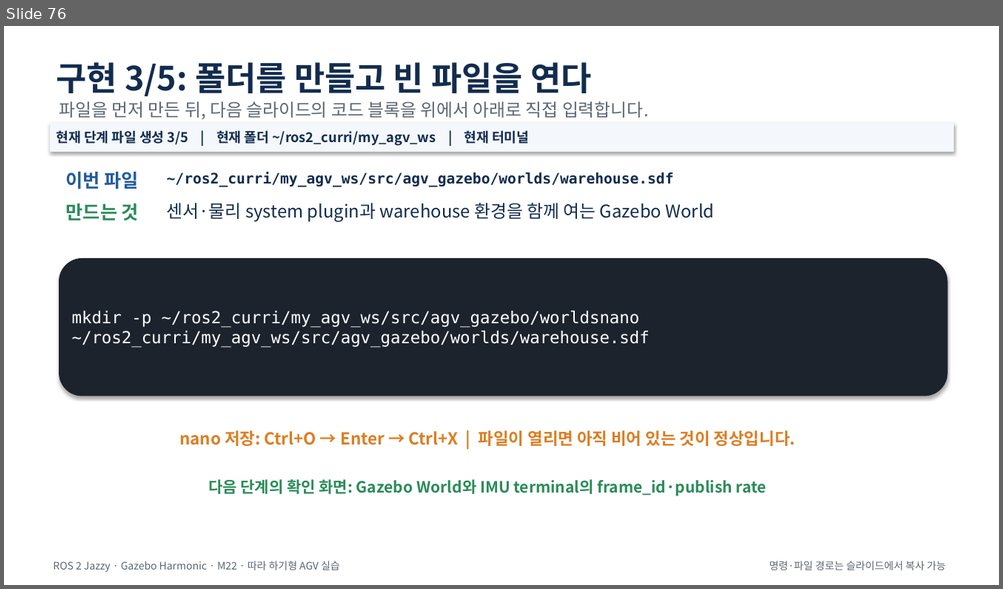
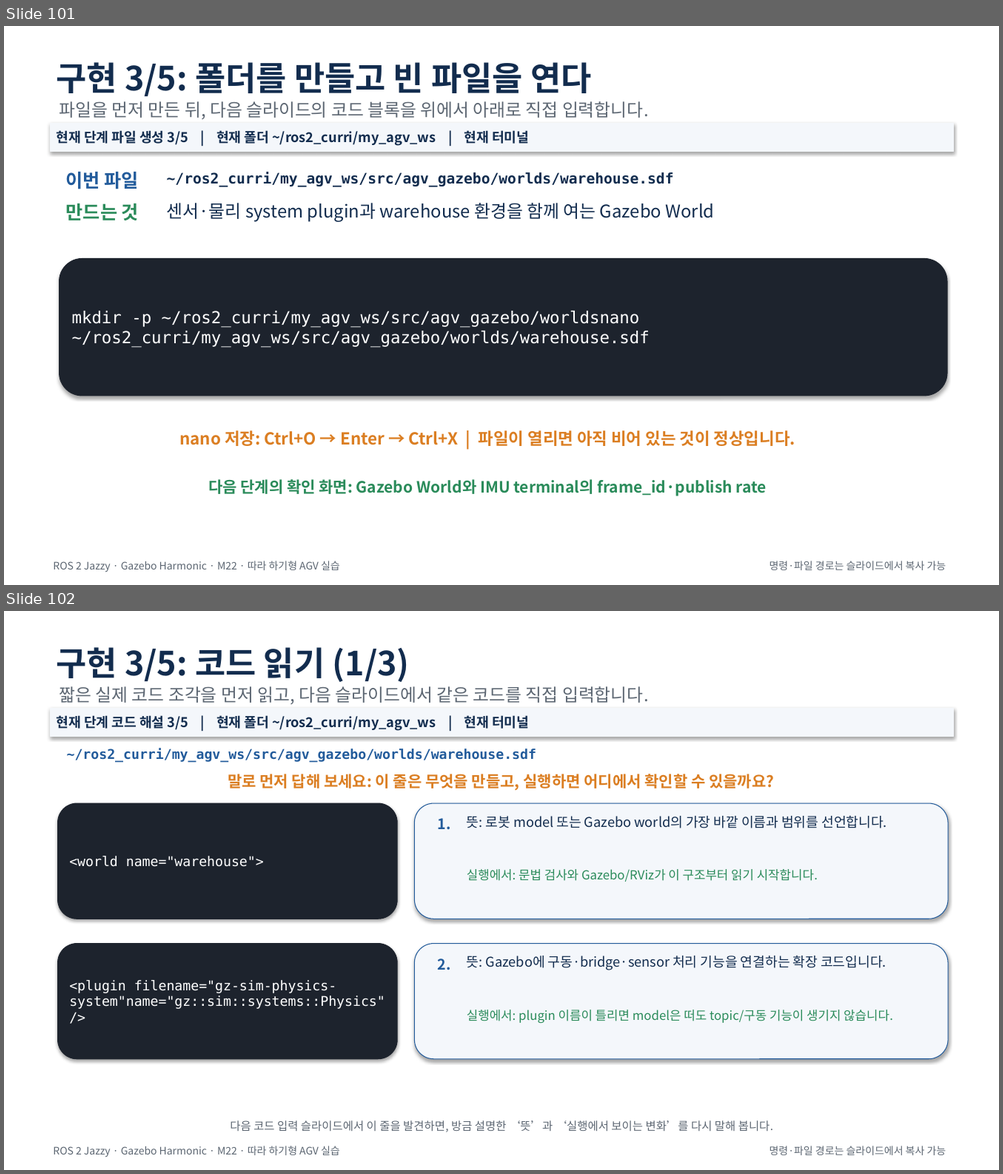
Before and after one commit to choimagon/ros2_curri, a slide deck: blocks/F_integration/Block_F_M시리즈_통합_따라하기.pptx. Shown one above the other, each under a label of ours: slide 76 before the commit, slides 101 and 102 after it. The pictures are 1003x589 and 1003x1174 pixels, drawn with LibreOffice and Linux fonts; fonts in the diff are those of the drawing. Boxes give left, top, right and bottom in pixels: in the first picture for what was removed or moved away, otherwise in the second. Text is boxed around its words. In the diff, an @@ line names an element or a change of style, - is before the commit and + after.

```diff
--- a/blocks/F_integration/Block_F_M시리즈_통합_따라하기.pptx
+++ b/blocks/F_integration/Block_F_M시리즈_통합_따라하기.pptx
@@ slide 102 added at (x1=4, y1=611, x2=999, y2=1170), background #FFFFFF @@
@@ text added at (x1=57, y1=647, x2=410, y2=682), 32 pt, text #122C4E, bold @@
+구현 3/5: 코드 읽기 (1/3)
@@ text added at (x1=60, y1=686, x2=649, y2=704), 17 pt, text #5C6672 @@
+짧은 실제 코드 조각을 먼저 읽고, 다음 슬라이드에서 같은 코드를 직접 입력합니다.
@@ rectangle added at (x1=51, y1=708, x2=953, y2=736), fill #F4F7FB, outline #F4F7FB 0.75 pt, 13 pt, text #122C4E, bold @@
+현재 단계 코드 해설 3/5 | 현재 폴더 ~/ros2_curri/my_agv_ws | 현재 터미널
@@ text added at (x1=67, y1=749, x2=536, y2=763), 13 pt, text #225B9B, bold @@
+~/ros2_curri/my_agv_ws/src/agv_gazebo/worlds/warehouse.sdf
@@ text added at (x1=227, y1=774, x2=774, y2=790), 15 pt, text #DB7E22, bold @@
+말로 먼저 답해 보세요: 이 줄은 무엇을 만들고, 실행하면 어디에서 확인할 수 있을까요?
@@ rounded rectangle added at (x1=58, y1=803, x2=397, y2=919), fill #1D232D, outline #1D232D 0.75 pt, 13 pt, text #FFFFFF @@
+<world name="warehouse">
@@ rounded rectangle added at (x1=415, y1=803, x2=948, y2=919), fill #F4F7FB, outline #225B9B 0.75 pt @@
@@ text added at (x1=438, y1=818, x2=451, y2=830), 14 pt, text #225B9B, bold @@
+1.
@@ text added at (x1=466, y1=815, x2=886, y2=829), 13 pt, text #122C4E @@
+뜻: 로봇 model 또는 Gazebo world의 가장 바깥 이름과 범위를 선언합니다.
@@ text added at (x1=466, y1=869, x2=817, y2=882), 12 pt, text #2A8B5A @@
+실행에서: 문법 검사와 Gazebo/RViz가 이 구조부터 읽기 시작합니다.
@@ rounded rectangle added at (x1=58, y1=944, x2=397, y2=1059), fill #1D232D, outline #1D232D 0.75 pt, 13 pt, text #FFFFFF @@
+<plugin filename="gz-sim-physics-system"name="gz::sim::systems::Physics"/>
@@ rounded rectangle added at (x1=415, y1=944, x2=948, y2=1059), fill #F4F7FB, outline #225B9B 0.75 pt @@
@@ text added at (x1=438, y1=959, x2=451, y2=971), 14 pt, text #225B9B, bold @@
+2.
@@ text added at (x1=466, y1=956, x2=885, y2=971), 13 pt, text #122C4E @@
+뜻: Gazebo에 구동·bridge·sensor 처리 기능을 연결하는 확장 코드입니다.
@@ text added at (x1=466, y1=1010, x2=893, y2=1023), 12 pt, text #2A8B5A @@
+실행에서: plugin 이름이 틀리면 model은 떠도 topic/구동 기능이 생기지 않습니다.
@@ text added at (x1=230, y1=1121, x2=773, y2=1133), 11 pt, text #5C6672 @@
+다음 코드 입력 슬라이드에서 이 줄을 발견하면, 방금 설명한 ‘뜻’과 ‘실행에서 보이는 변화’를 다시 말해 봅니다.
@@ text added at (x1=53, y1=1146, x2=340, y2=1157), 10 pt, text #5C6672 @@
+ROS 2 Jazzy · Gazebo Harmonic · M22 · 따라 하기형 AGV 실습
@@ text added at (x1=769, y1=1146, x2=946, y2=1156), 10 pt, text #5C6672 @@
+명령·파일 경로는 슬라이드에서 복사 가능
@@ what was slide 76 is now slide 101 @@
```
Also in this commit, not shown: 37 other slides added, 54 other files.
